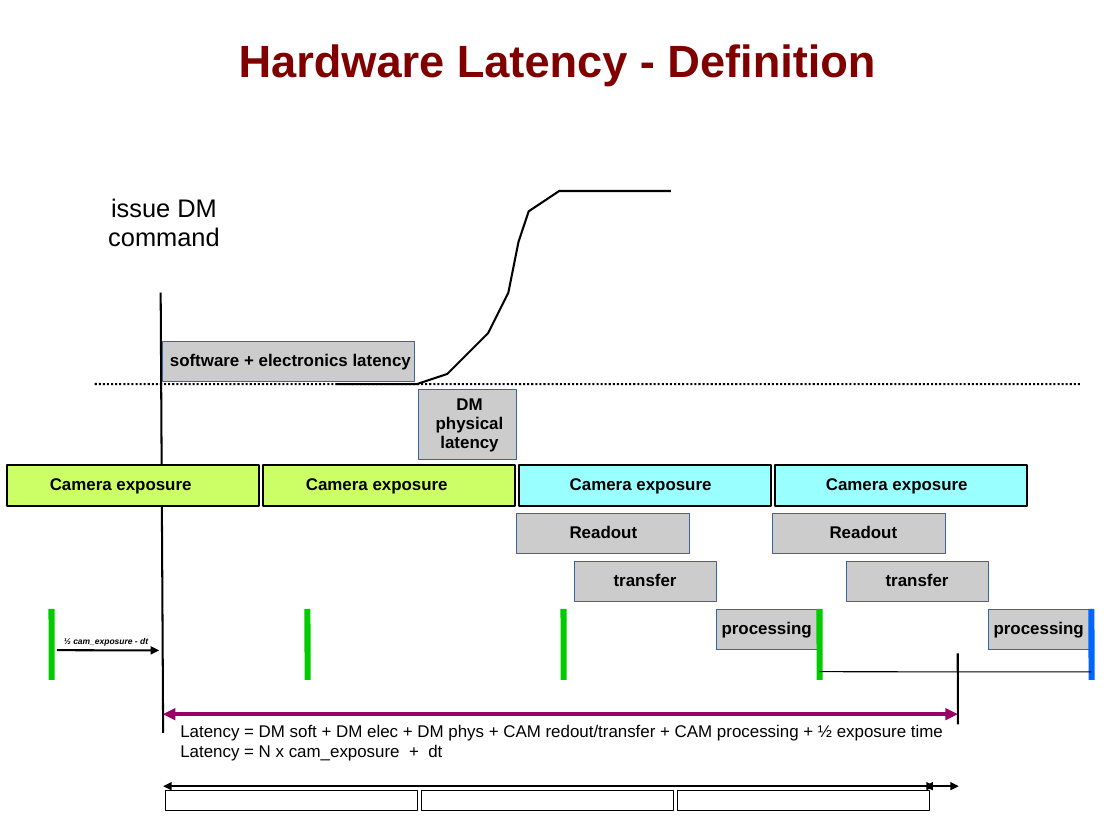
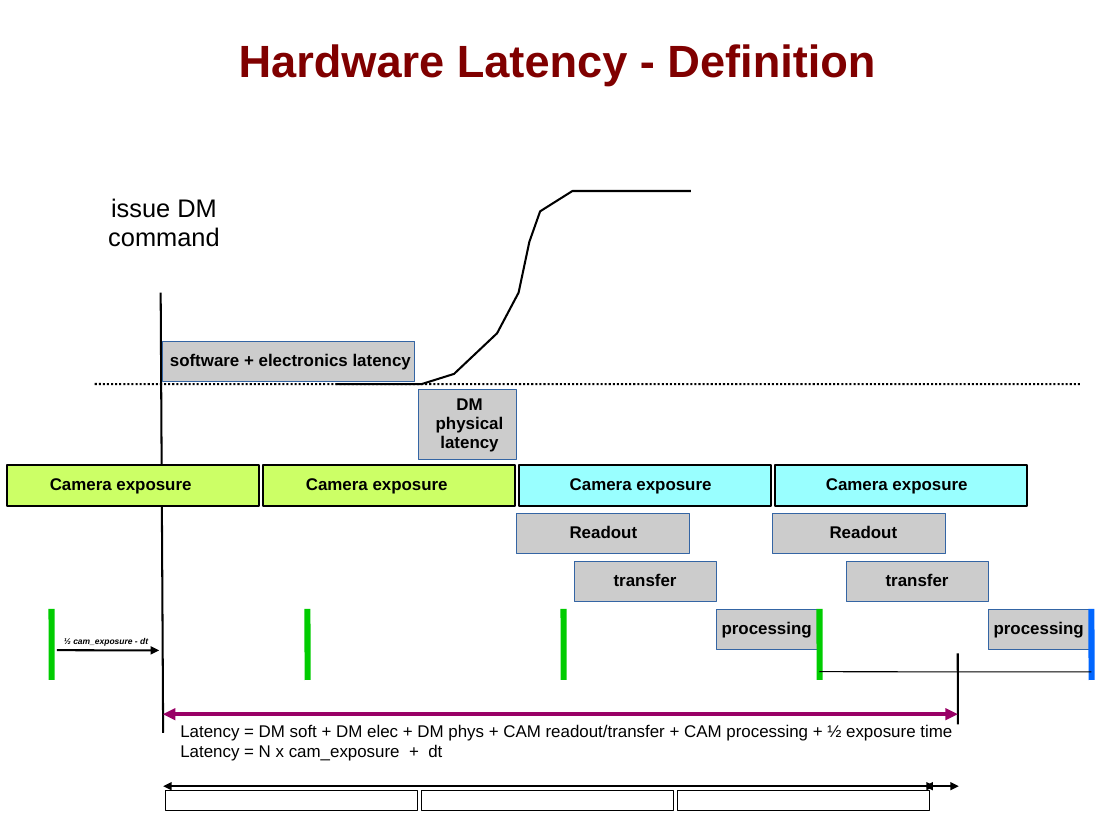
Before and after one commit to oguyon/Cfits, a slide deck: slide 8 of src/AOloopControl/doc/AOloopControl_figs.ppt. Drawn at 1120x840 pixels with LibreOffice and Linux fonts; fonts in the diff are those of the drawing. Boxes give left, top, right and bottom in pixels: in the first picture for what was removed or moved away, otherwise in the second. Text is boxed around its words. In the diff, an @@ line names an element or a change of style, - is before the commit and + after.

```diff
--- a/src/AOloopControl/doc/AOloopControl_figs.ppt
+++ b/src/AOloopControl/doc/AOloopControl_figs.ppt
@@ freeform shape: place and size @@
-freeform shape at bbox=[335, 191, 671, 384]
+freeform shape at bbox=[335, 191, 691, 384]
@@ text at bbox=[180, 724, 952, 741]: text changed @@
-Latency = DM soft + DM elec + DM phys + CAM redout/transfer + CAM processing + ½ exposure time
+Latency = DM soft + DM elec + DM phys + CAM readout/transfer + CAM processing + ½ exposure time
```
Also in this commit, not shown: 5 other files.
